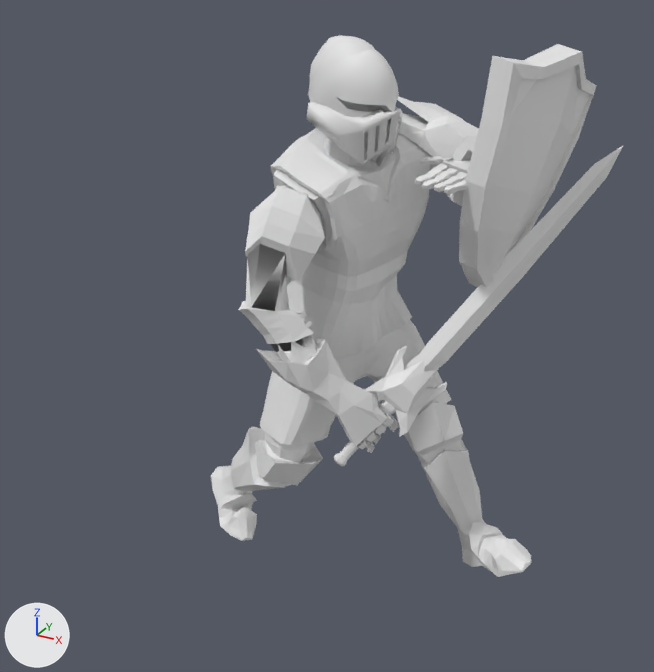
The OBJ model OpenGL_Framework/OpenGL_Framework/Assets/Models/KnightAnimations/SideSpecialPoses/SideSpecial9.obj as it was, and as the next commit left it.
Rendered twice from a camera (50 mm lens) standing at (2.55, -5.25, 4.54) and looking at (-0.2, -0.26, 2.05). The axes (+X, +Y, +Z) are drawn at lower left. The lights are the same throughout. Where no turn or scale is listed for an object, it has been applied to the vertices.

Names of what the first picture shows: 'SideSpecial9'.
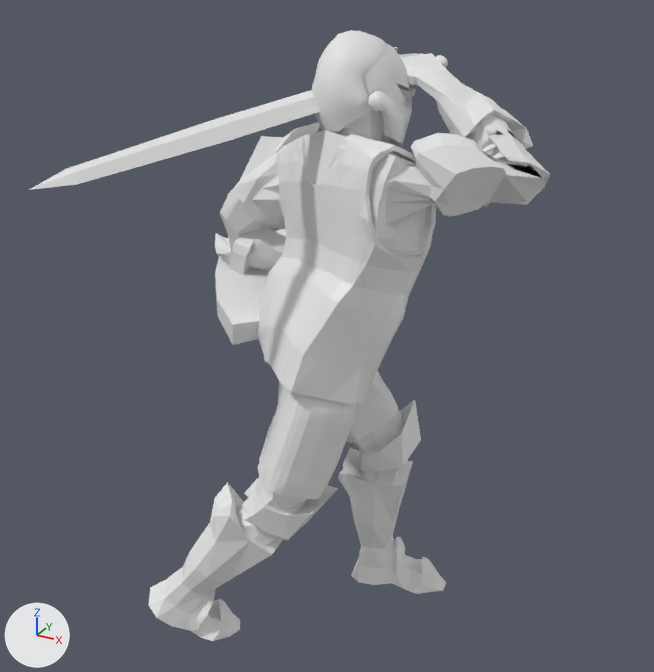
Changed parts and their boxes [x1, y1, x2, y2] in the pictures (654 x 672 px; the box of a moved part takes in the faces that stretch with it):
'SideSpecial9', reshaped (26% wider, 13% taller): before [211, 35, 624, 577]; after [29, 30, 551, 641]
part 1 of me_sidespecial9, moved or reshaped: before [334, 145, 624, 466]; after [29, 55, 448, 190]
part 2 of me_sidespecial9, moved or reshaped: before [446, 44, 596, 287]; after [215, 229, 286, 345]
part 3 of me_sidespecial9, moved or reshaped: before [311, 49, 399, 117]; after [364, 43, 410, 105]
part 4 of me_sidespecial9, moved or reshaped: before [211, 35, 531, 577]; after [149, 30, 551, 641]

The change, as a diff of the scene's bpy script:
```diff
--- a/OpenGL_Framework/OpenGL_Framework/Assets/Models/KnightAnimations/SideSpecialPoses/SideSpecial9.obj.py
+++ b/OpenGL_Framework/OpenGL_Framework/Assets/Models/KnightAnimations/SideSpecialPoses/SideSpecial9.obj.py
@@ me_sidespecial9 @@
 # used by ob_sidespecial9; location = (0.0, 0.0, 0.0)
-me_sidespecial9.from_pydata(...)  # 4917 vertices, 9649 faces; spans x -1.55..1.32, y -0.75..1.42, z -0.06..3.97
+me_sidespecial9.from_pydata(...)  # 4917 vertices, 9649 faces; spans x -1.48..1.1, y -1.93..1.1, z -0.07..4.02
+# me_sidespecial9 part 1: the loose piece of 498 vertices spanning x -0.04..1.32, y -0.46..1.25, z 1.17..3.24 is multiplied about its middle by the matrix ((-0.554, -0.742, 0.378), (-0.369, -0.189, -0.91), (0.747, -0.643, -0.169)), then moved by (-1.07, -0.97, 1.36)
+# me_sidespecial9 part 2: the loose piece of 550 vertices spanning x 0.36..1.08, y 0.11..1.42, z 2.27..3.92 is multiplied about its middle by the matrix ((-0.336, -0.921, 0.195), (0.405, 0.046, 0.913), (-0.85, 0.386, 0.358)), then moved by (-1.61, -0.53, -0.76)
+# me_sidespecial9 part 3: the loose piece of 106 vertices spanning x -0.45..0.12, y -0.12..0.41, z 3.49..3.91 is multiplied about its middle by the matrix ((0.061, -0.976, -0.207), (0.987, 0.028, 0.159), (-0.149, -0.214, 0.965)), then moved by (0.05, -0.05, 0.03)
+# me_sidespecial9 part 4: 3763 of 4917 vertices moved; they spanned x -1.55..1.22, y -0.75..1.27, z -0.06..3.97 and now span x -1.38..1.1, y -1.45..0.6, z -0.07..4.02; mean shift (-0.01, -0.22, 0.31); largest move (0.17, -0.28, 1.24) -> (0.03, 0.57, 3.84)
```
